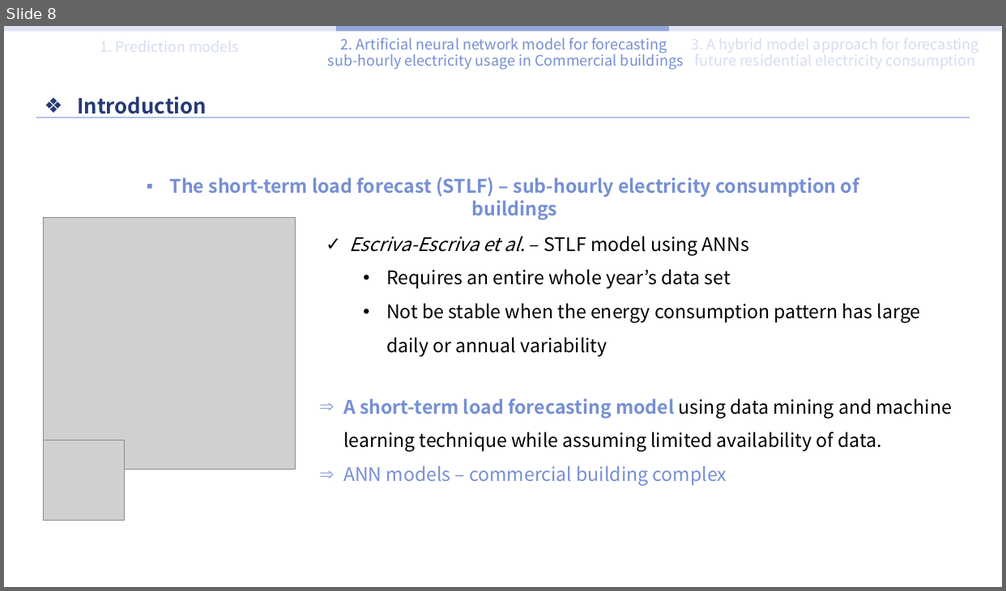
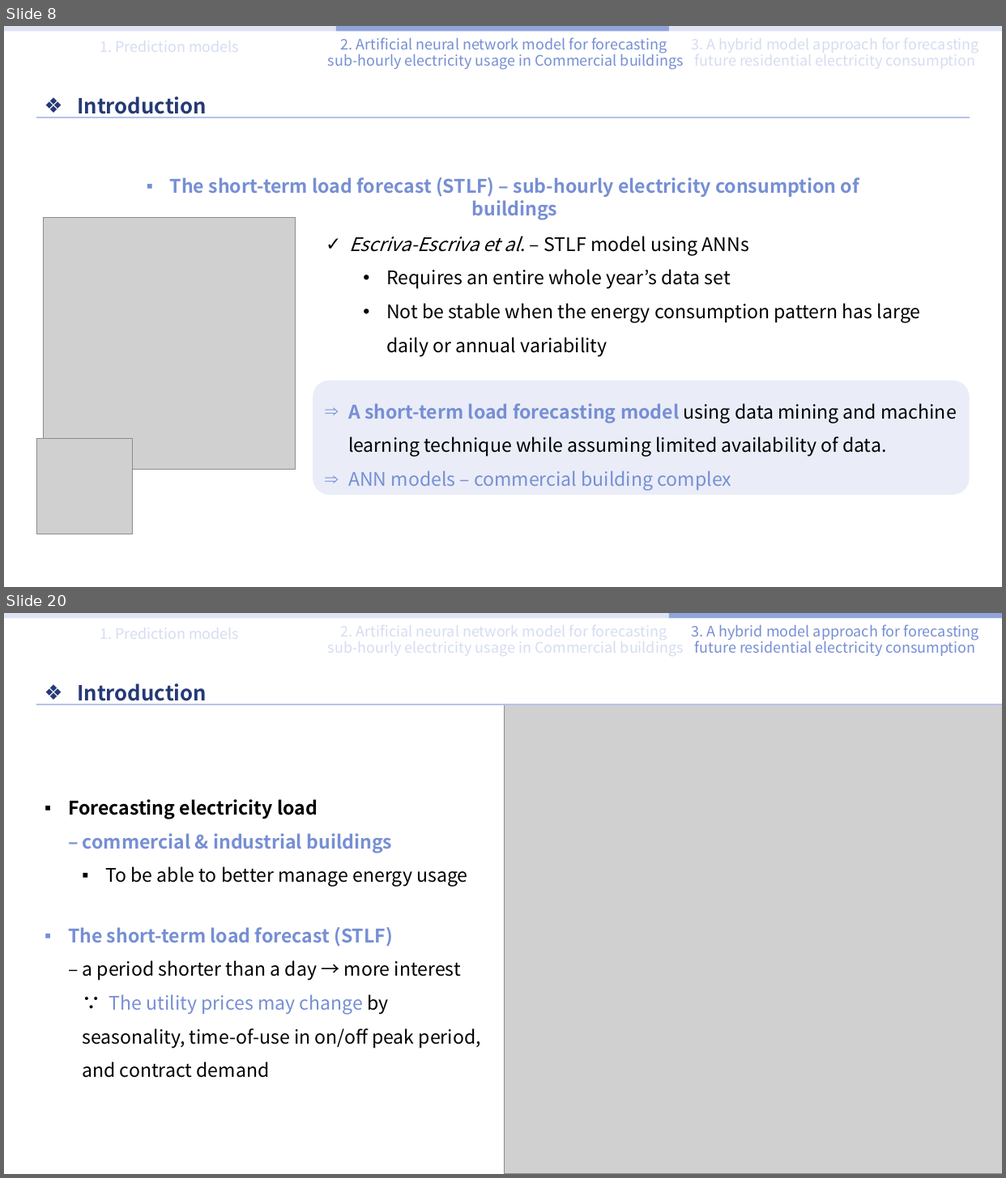
Before and after one commit to sohee98/2022-1st-Course, a slide deck: AI Applications/Literature study 발표/Literature study PPT-SoheeKim.pptx. Shown one above the other, each under a label of ours: slide 8 before the commit, slides 8 and 20 after it; the slides between them are not shown. The pictures are 1006x591 and 1006x1178 pixels, drawn with LibreOffice and Linux fonts; fonts in the diff are those of the drawing; grey boxes stand for pictures. Boxes give left, top, right and bottom in pixels: in the first picture for what was removed or moved away, otherwise in the second. Text is boxed around its words. In the diff, an @@ line names an element or a change of style, - is before the commit and + after.

```diff
--- a/AI Applications/Literature study 발표/Literature study PPT-SoheeKim.pptx
+++ b/AI Applications/Literature study 발표/Literature study PPT-SoheeKim.pptx
@@ slide 20 added at (4, 613, 1002, 1174), background #FFFFFF @@
@@ rectangle added at (4, 613, 336, 618), fill #D6DDF2 at 80% opacity @@
@@ rectangle added at (336, 613, 670, 618), fill #D6DDF2 at 80% opacity @@
@@ rectangle added at (669, 613, 1002, 618), fill #768FD4 at 80% opacity @@
@@ text added at (692, 624, 979, 656), 14 pt, text #768FD4 @@
+3. A hybrid model approach for forecasting future residential electricity consumption
@@ text added at (77, 683, 206, 705), 20 pt, text #253A75, bold @@
+❖ Introduction
@@ line added from (37, 705) to (1002, 705), #B6C3E8 1.5 pt @@
@@ picture added at (504, 705, 1002, 1174) @@
@@ text added at (68, 799, 467, 887), 18 pt, text #000000, bold @@
+▪ Forecasting electricity load
+  – commercial & industrial buildings
+  ▪ To be able to better manage energy usage
@@ text added at (68, 927, 481, 1078), 18 pt, text #000000 @@
+▪ The short-term load forecast (STLF)
+  – a period shorter than a day → more interest
+  ∵ The utility prices may change by seasonality, time-of-use in on/off peak period, and contract demand
@@ slide 8 changed as well @@
@@ rounded rectangle "A short-term load forecasting model ...": place and size @@
-rounded rectangle "A short-term load forecasting model ..." at (343, 399, 952, 486)
+rounded rectangle "A short-term load forecasting model ..." at (313, 381, 970, 495)
@@ rounded rectangle "A short-term load forecasting model ..." at (313, 381, 970, 495): fill none to #D6DDF2 at 50% opacity @@
@@ picture: place and size @@
-picture at (44, 441, 124, 521)
+picture at (37, 438, 133, 535)
```
Also in this commit, not shown: 7 other slides changed, 8 other slides added.
